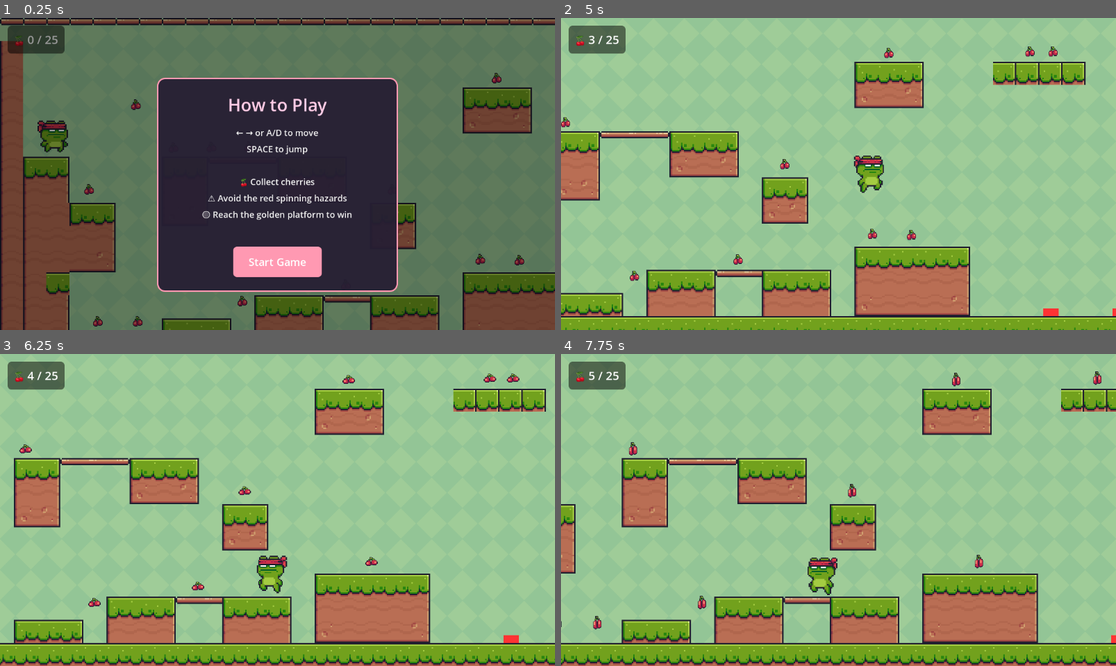
Above: before the commit, frames 1-4 (two rows, left to right).
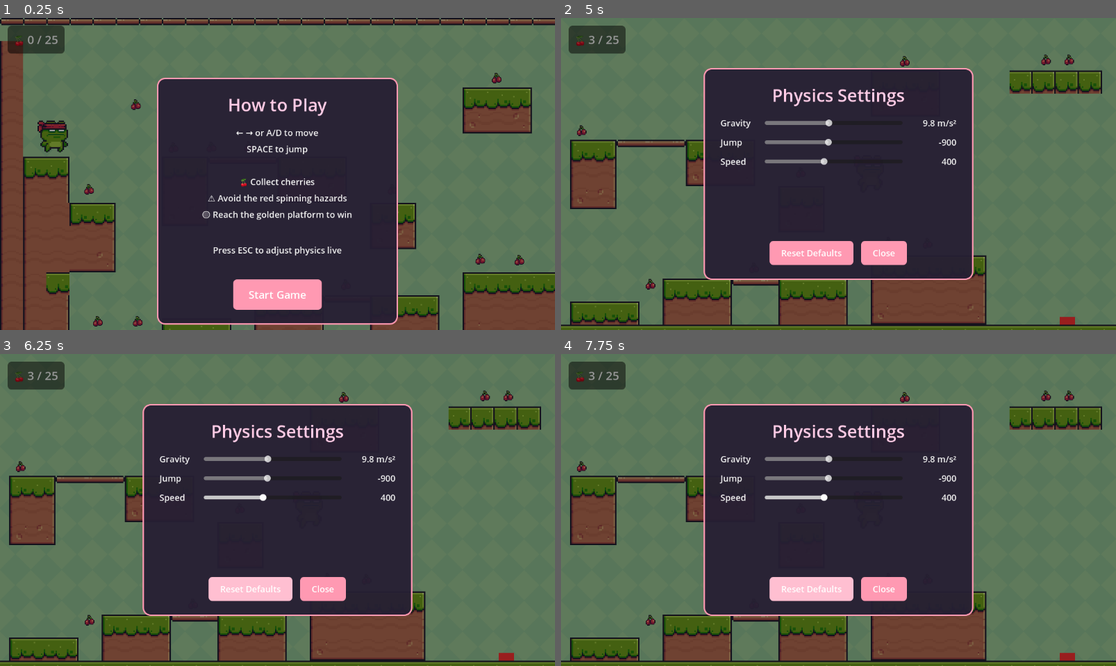
Above: after the commit, the same moments.

Repository: Nex2406/basic-platformer
Game: Godot game, scene res://main.tscn
The game is run twice, just before and just after one commit, with the same random seed, the same clock (stepped at 60 frames per second) and the same inputs.
Inputs (mouse positions are in pixels of both pictures, inside the frame that each line leads up to):
- Up to frame 1 (0.25 s): no input
- Up to frame 2 (5 s): click "Start Game" at 0.5 s; tap Enter (ui_accept) at 1.25, 1.52, 2.27, 3.77, 4.52 s; hold Right (ui_right) 1.28-2.78 s; hold Left (ui_left) 2.78-3.53 s; hold Right (ui_right) from 3.53 s (still down); tap Escape (ui_cancel) at 4.9 s
- Up to frame 3 (6.25 s): release Right (ui_right) at 5 s; click (249, 588) at 5 s, where only the run after the commit has a clickable "Reset Defaults"; hold Left (ui_left) from 5.78 s (still down)
- Up to frame 4 (7.75 s): release Left (ui_left) at 6.53 s; hold Right (ui_right) 6.53-7.28 s; hold Left (ui_left) from 7.28 s (still down); tap Enter (ui_accept) at 7.52 s

The runs differ from the first frame. In frame 1, 6.7% of the frame differs, in the area x 28-72%, y 73-99%; in frame 2, 99%, in the area x 0-100%, y 0-100%; in frame 3, 99%; in frame 4, 99%.

Commit message:
feat(ui): live physics settings panel toggled by ESC
settings_panel.tscn reuses the instructions card's styling verbatim -
same SystemFont bold/regular, same StyleBoxFlat_card (dark navy + pink
border + 16 corner radius) and matching pink Button styleboxes - so
the two overlays read as one design language. Card is 560x440.

Layout: VBox with a 'Physics Settings' title (same style as 'How to
Play'), a sliders VBox of three HBoxes (label / HSlider / value
display) and a centered HBox of 'Reset Defaults' + 'Close'.
- Gravity slider 100..2000 step 10, value shown as '{value/100} m/s²'
- Jump slider -1500..-200 step 10, raw int
- Speed slider 100..800 step 10, raw int

settings_panel.gd connects each slider's value_changed to write the
matching field on Settings live, mirrors the slider value into the
display label with the right format string, toggles via _unhandled_input
on ui_cancel (ESC) - flipping visible and get_tree().paused together -
and Reset Defaults snaps the three sliders back to 980 / -900 / 400.

Also adds 'Press ESC to adjust physics live' to the instructions card.

Co-Authored-By: Claude Opus 4.7 <noreply@anthropic.com>

Diff:
--- a/main.tscn
+++ b/main.tscn
@@ -11,6 +11,7 @@
 [ext_resource type="PackedScene" path="res://scenes/level_end.tscn" id="9_le"]
 [ext_resource type="PackedScene" path="res://scenes/cherry_hud.tscn" id="10_hud"]
 [ext_resource type="PackedScene" path="res://scenes/instructions.tscn" id="11_inst"]
+[ext_resource type="PackedScene" path="res://scenes/settings_panel.tscn" id="12_sp"]
 
 [sub_resource type="TileSetAtlasSource" id="TileSetAtlasSource_7mycd"]
 texture = ExtResource("2_1bvp3")
@@ -333,3 +334,5 @@
 [node name="CherryHUD" parent="." instance=ExtResource("10_hud")]
 
 [node name="Instructions" parent="." instance=ExtResource("11_inst")]
+
+[node name="SettingsPanel" parent="." instance=ExtResource("12_sp")]
--- a/scenes/instructions.tscn
+++ b/scenes/instructions.tscn
@@ -86,7 +86,9 @@
 
 🍒 Collect cherries
 ⚠️ Avoid the red spinning hazards
-🟡 Reach the golden platform to win"
+🟡 Reach the golden platform to win
+
+Press ESC to adjust physics live"
 horizontal_alignment = 1
 theme_override_constants/line_spacing = 8
 theme_override_fonts/font = SubResource("SystemFont_regular")
--- /dev/null
+++ b/scenes/settings_panel.gd
@@ -0,0 +1,48 @@
+extends CanvasLayer
+
+@onready var gravity_slider: HSlider = $Card/Margin/VBox/Sliders/Gravity/Slider
+@onready var jump_slider: HSlider = $Card/Margin/VBox/Sliders/Jump/Slider
+@onready var speed_slider: HSlider = $Card/Margin/VBox/Sliders/Speed/Slider
+@onready var gravity_value: Label = $Card/Margin/VBox/Sliders/Gravity/Value
+@onready var jump_value: Label = $Card/Margin/VBox/Sliders/Jump/Value
+@onready var speed_value: Label = $Card/Margin/VBox/Sliders/Speed/Value
+
+func _ready() -> void:
+	visible = false
+	gravity_slider.value = Settings.gravity
+	jump_slider.value = Settings.jump_velocity
+	speed_slider.value = Settings.speed
+	gravity_slider.value_changed.connect(_on_gravity_changed)
+	jump_slider.value_changed.connect(_on_jump_changed)
+	speed_slider.value_changed.connect(_on_speed_changed)
+	$Card/Margin/VBox/Buttons/Reset.pressed.connect(_on_reset)
+	$Card/Margin/VBox/Buttons/Close.pressed.connect(_toggle)
+	_on_gravity_changed(gravity_slider.value)
+	_on_jump_changed(jump_slider.value)
+	_on_speed_changed(speed_slider.value)
+
+func _unhandled_input(event: InputEvent) -> void:
+	if event.is_action_pressed("ui_cancel"):
+		_toggle()
+		get_viewport().set_input_as_handled()
+
+func _toggle() -> void:
+	visible = not visible
+	get_tree().paused = visible
+
+func _on_gravity_changed(v: float) -> void:
+	Settings.gravity = v
+	gravity_value.text = "%.1f m/s²" % (v / 100.0)
+
+func _on_jump_changed(v: float) -> void:
+	Settings.jump_velocity = v
+	jump_value.text = "%d" % int(v)
+
+func _on_speed_changed(v: float) -> void:
+	Settings.speed = v
+	speed_value.text = "%d" % int(v)
+
+func _on_reset() -> void:
+	gravity_slider.value = 980.0
+	jump_slider.value = -900.0
+	speed_slider.value = 400.0
--- /dev/null
+++ b/scenes/settings_panel.tscn
@@ -0,0 +1,192 @@
+[gd_scene load_steps=8 format=3 uid="uid://settingspanel1"]
+
+[ext_resource type="Script" path="res://scenes/settings_panel.gd" id="1_sp"]
+
+[sub_resource type="SystemFont" id="SystemFont_bold"]
+font_names = PackedStringArray("Segoe UI", "Segoe UI Emoji", "Arial")
+font_weight = 700
+
+[sub_resource type="SystemFont" id="SystemFont_regular"]
+font_names = PackedStringArray("Segoe UI", "Segoe UI Emoji", "Arial")
+
+[sub_resource type="StyleBoxFlat" id="StyleBoxFlat_card"]
+bg_color = Color(0.15, 0.12, 0.2, 0.95)
+border_width_left = 3
+border_width_top = 3
+border_width_right = 3
+border_width_bottom = 3
+border_color = Color(1, 0.6, 0.7, 1)
+corner_radius_top_left = 16
+corner_radius_top_right = 16
+corner_radius_bottom_right = 16
+corner_radius_bottom_left = 16
+
+[sub_resource type="StyleBoxFlat" id="StyleBoxFlat_btn"]
+content_margin_left = 24.0
+content_margin_top = 12.0
+content_margin_right = 24.0
+content_margin_bottom = 12.0
+bg_color = Color(1, 0.6, 0.7, 1)
+corner_radius_top_left = 8
+corner_radius_top_right = 8
+corner_radius_bottom_right = 8
+corner_radius_bottom_left = 8
+
+[sub_resource type="StyleBoxFlat" id="StyleBoxFlat_btn_hover"]
+content_margin_left = 24.0
+content_margin_top = 12.0
+content_margin_right = 24.0
+content_margin_bottom = 12.0
+bg_color = Color(1, 0.75, 0.82, 1)
+corner_radius_top_left = 8
+corner_radius_top_right = 8
+corner_radius_bottom_right = 8
+corner_radius_bottom_left = 8
+
+[node name="SettingsPanel" type="CanvasLayer"]
+process_mode = 3
+script = ExtResource("1_sp")
+layer = 20
+
+[node name="Dim" type="ColorRect" parent="."]
+anchor_right = 1.0
+anchor_bottom = 1.0
+color = Color(0, 0, 0, 0.4)
+
+[node name="Card" type="PanelContainer" parent="."]
+anchor_left = 0.5
+anchor_top = 0.5
+anchor_right = 0.5
+anchor_bottom = 0.5
+offset_left = -280.0
+offset_top = -220.0
+offset_right = 280.0
+offset_bottom = 220.0
+theme_override_styles/panel = SubResource("StyleBoxFlat_card")
+
+[node name="Margin" type="MarginContainer" parent="Card"]
+theme_override_constants/margin_left = 32
+theme_override_constants/margin_top = 28
+theme_override_constants/margin_right = 32
+theme_override_constants/margin_bottom = 28
+
+[node name="VBox" type="VBoxContainer" parent="Card/Margin"]
+theme_override_constants/separation = 20
+
+[node name="Title" type="Label" parent="Card/Margin/VBox"]
+text = "Physics Settings"
+horizontal_alignment = 1
+theme_override_fonts/font = SubResource("SystemFont_bold")
+theme_override_font_sizes/font_size = 36
+theme_override_colors/font_color = Color(1, 0.8, 0.9, 1)
+
+[node name="Sliders" type="VBoxContainer" parent="Card/Margin/VBox"]
+theme_override_constants/separation = 14
+
+[node name="Gravity" type="HBoxContainer" parent="Card/Margin/VBox/Sliders"]
+theme_override_constants/separation = 12
+
+[node name="Label" type="Label" parent="Card/Margin/VBox/Sliders/Gravity"]
+custom_minimum_size = Vector2(80, 0)
+text = "Gravity"
+theme_override_fonts/font = SubResource("SystemFont_regular")
+theme_override_font_sizes/font_size = 18
+theme_override_colors/font_color = Color(0.95, 0.95, 0.95, 1)
+
+[node name="Slider" type="HSlider" parent="Card/Margin/VBox/Sliders/Gravity"]
+size_flags_horizontal = 3
+size_flags_vertical = 4
+min_value = 100.0
+max_value = 2000.0
+step = 10.0
+value = 980.0
+
+[node name="Value" type="Label" parent="Card/Margin/VBox/Sliders/Gravity"]
+custom_minimum_size = Vector2(100, 0)
+text = "9.8 m/s²"
+horizontal_alignment = 2
+theme_override_fonts/font = SubResource("SystemFont_regular")
+theme_override_font_sizes/font_size = 18
+theme_override_colors/font_color = Color(0.95, 0.95, 0.95, 1)
+
+[node name="Jump" type="HBoxContainer" parent="Card/Margin/VBox/Sliders"]
+theme_override_constants/separation = 12
+
+[node name="Label" type="Label" parent="Card/Margin/VBox/Sliders/Jump"]
+custom_minimum_size = Vector2(80, 0)
+text = "Jump"
+theme_override_fonts/font = SubResource("SystemFont_regular")
+theme_override_font_sizes/font_size = 18
+theme_override_colors/font_color = Color(0.95, 0.95, 0.95, 1)
+
+[node name="Slider" type="HSlider" parent="Card/Margin/VBox/Sliders/Jump"]
+size_flags_horizontal = 3
+size_flags_vertical = 4
+min_value = -1500.0
+max_value = -200.0
+step = 10.0
+value = -900.0
+
+[node name="Value" type="Label" parent="Card/Margin/VBox/Sliders/Jump"]
+custom_minimum_size = Vector2(100, 0)
+text = "-900"
+horizontal_alignment = 2
+theme_override_fonts/font = SubResource("SystemFont_regular")
+theme_override_font_sizes/font_size = 18
+theme_override_colors/font_color = Color(0.95, 0.95, 0.95, 1)
+
+[node name="Speed" type="HBoxContainer" parent="Card/Margin/VBox/Sliders"]
+theme_override_constants/separation = 12
+
+[node name="Label" type="Label" parent="Card/Margin/VBox/Sliders/Speed"]
+custom_minimum_size = Vector2(80, 0)
+text = "Speed"
+theme_override_fonts/font = SubResource("SystemFont_regular")
+theme_override_font_sizes/font_size = 18
+theme_override_colors/font_color = Color(0.95, 0.95, 0.95, 1)
+
+[node name="Slider" type="HSlider" parent="Card/Margin/VBox/Sliders/Speed"]
+size_flags_horizontal = 3
+size_flags_vertical = 4
+min_value = 100.0
+max_value = 800.0
+step = 10.0
+value = 400.0
+
+[node name="Value" type="Label" parent="Card/Margin/VBox/Sliders/Speed"]
+custom_minimum_size = Vector2(100, 0)
+text = "400"
+horizontal_alignment = 2
+theme_override_fonts/font = SubResource("SystemFont_regular")
+theme_override_font_sizes/font_size = 18
+theme_override_colors/font_color = Color(0.95, 0.95, 0.95, 1)
+
+[node name="Spacer" type="Control" parent="Card/Margin/VBox"]
+custom_minimum_size = Vector2(0, 8)
+size_flags_vertical = 3
+
+[node name="Buttons" type="HBoxContainer" parent="Card/Margin/VBox"]
+alignment = 1
+theme_override_constants/separation = 16
+
+[node name="Reset" type="Button" parent="Card/Margin/VBox/Buttons"]
+text = "Reset Defaults"
+theme_override_colors/font_color = Color(1, 1, 1, 1)
+theme_override_colors/font_hover_color = Color(1, 1, 1, 1)
+theme_override_colors/font_pressed_color = Color(1, 1, 1, 1)
+theme_override_fonts/font = SubResource("SystemFont_bold")
+theme_override_font_sizes/font_size = 18
+theme_override_styles/normal = SubResource("StyleBoxFlat_btn")
+theme_override_styles/hover = SubResource("StyleBoxFlat_btn_hover")
+theme_override_styles/pressed = SubResource("StyleBoxFlat_btn")
+
+[node name="Close" type="Button" parent="Card/Margin/VBox/Buttons"]
+text = "Close"
+theme_override_colors/font_color = Color(1, 1, 1, 1)
+theme_override_colors/font_hover_color = Color(1, 1, 1, 1)
+theme_override_colors/font_pressed_color = Color(1, 1, 1, 1)
+theme_override_fonts/font = SubResource("SystemFont_bold")
+theme_override_font_sizes/font_size = 18
+theme_override_styles/normal = SubResource("StyleBoxFlat_btn")
+theme_override_styles/hover = SubResource("StyleBoxFlat_btn_hover")
+theme_override_styles/pressed = SubResource("StyleBoxFlat_btn")
Not shown: 1 places in main.tscn that only renumber resources
Not shown, added: scenes/settings_panel.gd.uid
Not shown, changed: docs/index.html
Not shown, changed: docs/index.pck
